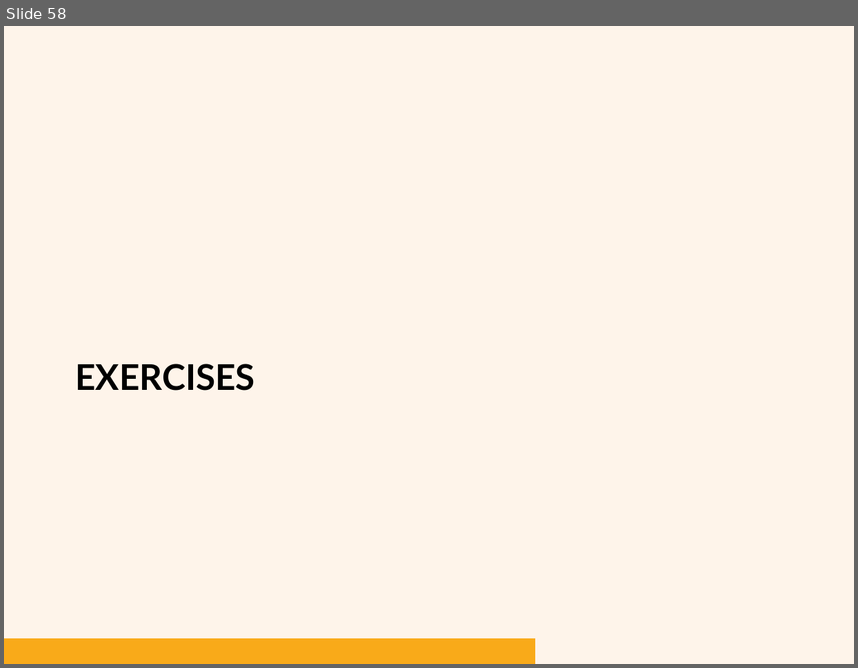
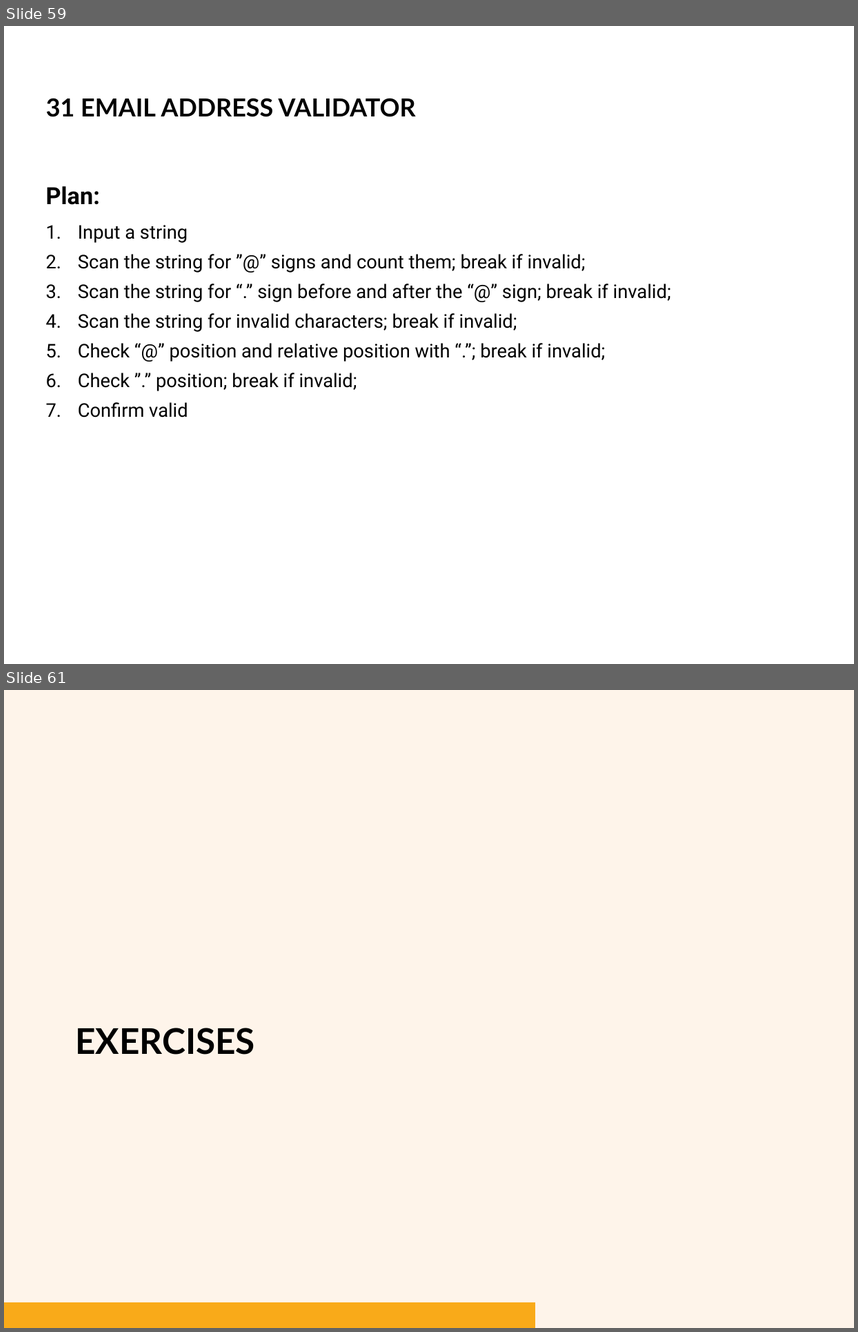
Before and after one commit to bryanbsun/pythonps, a slide deck: Python Problem Solver 2.pptx. Shown one above the other, each under a label of ours: slide 58 before the commit, slides 59 and 61 after it; the slides between them are not shown. The pictures are 858x668 and 858x1332 pixels, drawn with LibreOffice and Linux fonts; fonts in the diff are those of the drawing; background and template pictures are left out. Boxes give left, top, right and bottom in pixels: in the first picture for what was removed or moved away, otherwise in the second. Text is boxed around its words. In the diff, an @@ line names an element or a change of style, - is before the commit and + after.

```diff
--- a/Python Problem Solver 2.pptx
+++ b/Python Problem Solver 2.pptx
@@ slide 59 added at (4,26,854,664), background #FFFFFF @@
@@ text added at (46,98,416,117), 21 pt, text #000000, bold @@
+31 EMAIL ADDRESS VALIDATOR
@@ text added at (46,186,671,417), 16 pt, text #000000 @@
+Plan:
+1. Input a string
+2. Scan the string for ”@” signs and count them; break if invalid;
+3. Scan the string for “.” sign before and after the “@” sign; break if invalid;
+4. Scan the string for invalid characters; break if invalid;
+5. Check “@” position and relative position with “.”; break if invalid;
+6. Check ”.” position; break if invalid;
+7. Confirm valid
@@ what was slide 58 is now slide 61 @@
```
Also in this commit, not shown: 2 slides changed, 2 other slides added, 7 other files.
